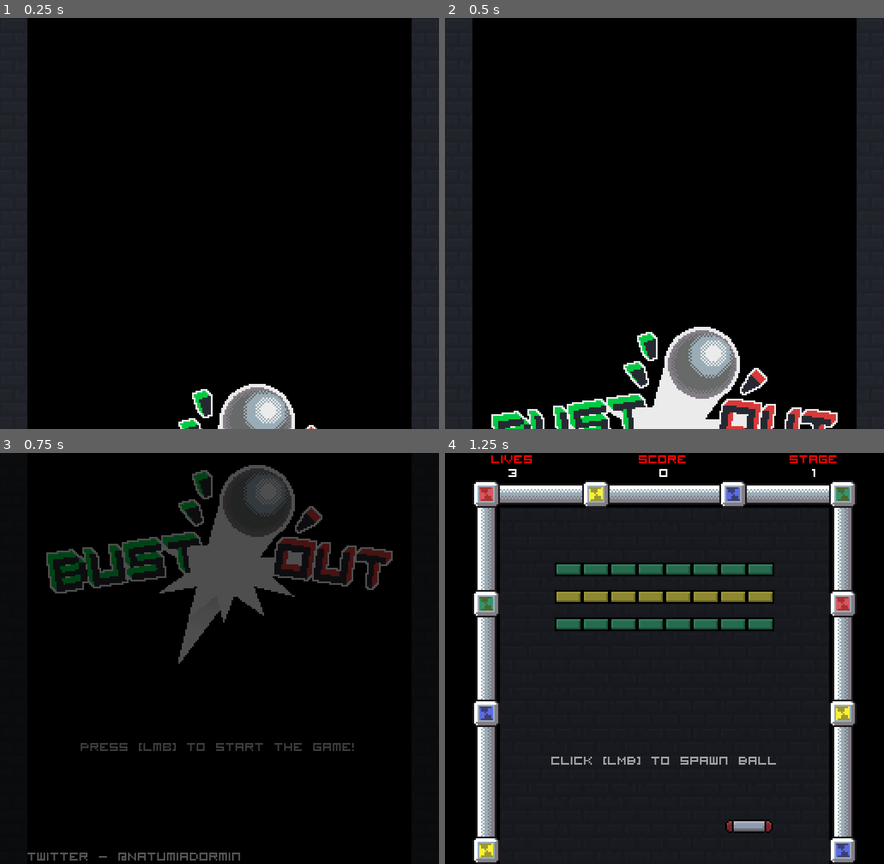
Above: before the commit, frames 1-4 (two rows, left to right).
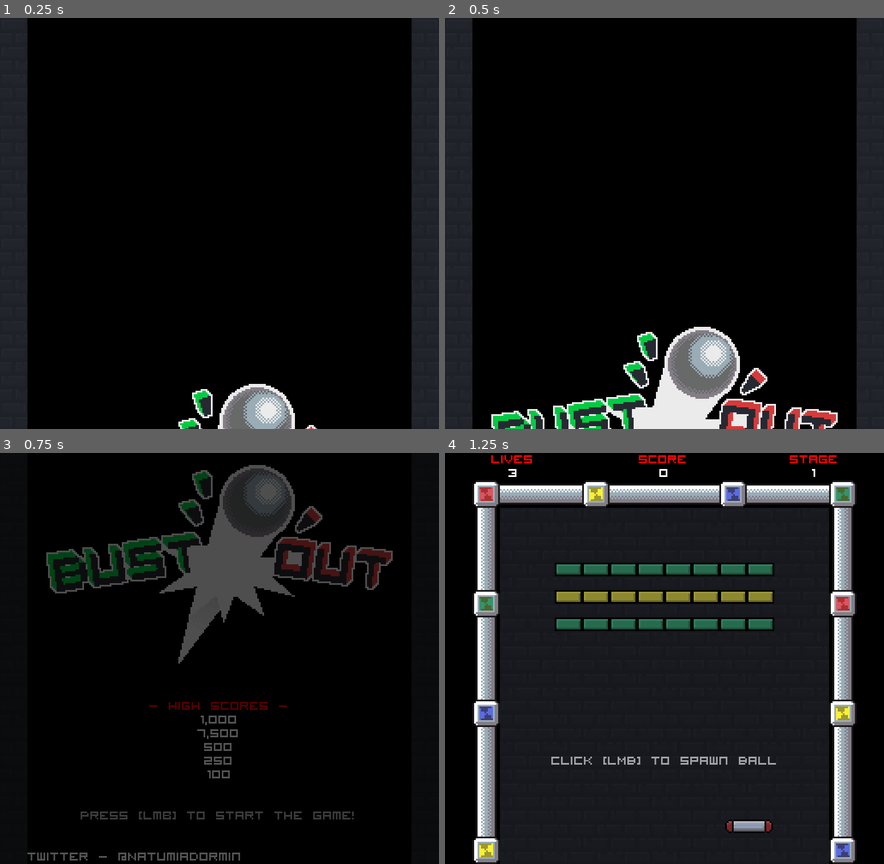
Above: after the commit, the same moments.

Repository: Natumia/Bustout
Game: Godot game, scene res://Title.tscn
The game is run twice, just before and just after one commit, with the same random seed, the same clock (stepped at 60 frames per second) and the same inputs.
Inputs (mouse positions are in pixels of both pictures, inside the frame that each line leads up to):
- Up to frame 1 (0.25 s): no input
- Up to frame 2 (0.5 s): no input
- Up to frame 3 (0.75 s): tap Enter (ui_accept) at 0.5 s; move the mouse to (316, 637) at 0.52 s; hold Enter (ui_accept) from 0.53 s (still down)
- Up to frame 4 (1.25 s): keep holding Enter (ui_accept)

Frames 1-2 are identical in both runs. In frame 3, 1.6% of the frame differs, in the area x 18-81%, y 60-90%; in frame 4, nothing differs.

Commit message:
Added saving of high scores and show the top 5 on the title.

Diff:
--- a/Player/Player.gd
+++ b/Player/Player.gd
@@ -4,13 +4,6 @@
 var mousePos = Vector2.ZERO
 
 var maxSpeed =  300
-
-func _ready():
-	Input.set_mouse_mode(Input.MOUSE_MODE_CONFINED)
-
-func _input(event):
-	if event.is_action_pressed("ui_cancel"):
-		Input.set_mouse_mode(Input.MOUSE_MODE_VISIBLE)
 
 func _physics_process(_delta):
 	velocity = Vector2.ZERO
--- /dev/null
+++ b/System/HighScores.gd
@@ -0,0 +1,29 @@
+extends Node
+
+var configSave = "user://Bustout.dat"
+
+var scores = [100, 250, 500, 7500, 1000]
+
+func save_scores(inputScore):
+	scores.sort()
+
+	if inputScore > scores[0]:
+		scores.pop_front()
+		scores.append(inputScore)
+
+		scores.sort()
+
+	var file = File.new()
+	file.open(configSave, File.WRITE)
+	file.store_var(scores)
+	file.close()
+
+func load_scores():
+	var file = File.new()
+	if file.file_exists(configSave):
+		file.open(configSave, File.READ)
+		scores = file.get_var()
+		file.close()
+		return true
+	else:
+		return false
--- a/System/SceneManager.gd
+++ b/System/SceneManager.gd
@@ -89,7 +89,7 @@
 func lose_life():
 	lives -= 1
 	if lives == 0:
-		# Placeholder until I have a gameover screen.
-		get_tree().quit()
+		HighScores.save_scores(score)
+		get_tree().change_scene("res://Title.tscn")
 	else:
 		livesAmount.set_bbcode(str("[center]", lives, "[/center]"))
--- a/Title.gd
+++ b/Title.gd
@@ -3,10 +3,32 @@
 onready var pressStart = $RichTextLabel
 onready var titleAnim = $Control/AnimationPlayer
 onready var tranAnim = $CanvasLayer/ColorRect/AnimationPlayer
+onready var highScores = $HighScores
+
+# Going to parse the player scores on this node.
+func _ready():
+	HighScores.load_scores()
+
+	var index = 4
+	for i in highScores.get_children():
+		if i != highScores.get_children()[0]:
+
+			var string = str(HighScores.scores[index])
+			var mod = string.length() % 3
+			var res = ""
+
+			for n in range(0, string.length()):
+				if n != 0 and n % 3 == mod:
+					res += ","
+				res += string[n]
+
+			i.set_bbcode(str("[center]", res, "[/center]"))
+			index -= 1
 
 func _input(event):
 	if event.is_action_pressed("ui_accept") and titleAnim.current_animation == "Begin":
 		titleAnim.play("Done")
+		highScores.visible = true
 		pressStart.visible = true
 	elif event.is_action_pressed("ui_accept"):
 		tranAnim.play("Fadeout")
@@ -14,6 +36,7 @@
 func _on_AnimationPlayer_animation_finished(anim_name):
 	if anim_name == "Begin":
 		titleAnim.play("Done")
+		highScores.visible = true
 		pressStart.visible = true
 	if anim_name == "Fadeout":
 		get_tree().change_scene("res://System/SceneManager.tscn")
--- a/Title.tscn
+++ b/Title.tscn
@@ -218,9 +218,9 @@
 [node name="RichTextLabel" type="RichTextLabel" parent="."]
 visible = false
 margin_left = 16.0
-margin_top = 168.0
+margin_top = 208.0
 margin_right = 239.0
-margin_bottom = 184.0
+margin_bottom = 224.0
 custom_fonts/normal_font = ExtResource( 3 )
 bbcode_enabled = true
 bbcode_text = "[center]Press [lmb] to start the game!"
@@ -244,5 +244,71 @@
 anims/Fadeout = SubResource( 6 )
 anims/RESET = SubResource( 7 )
 
+[node name="HighScores" type="Control" parent="."]
+visible = false
+anchor_right = 1.0
+anchor_bottom = 1.0
+
+[node name="Title" type="RichTextLabel" parent="HighScores"]
+margin_left = 16.0
+margin_top = 144.0
+margin_right = 240.0
+margin_bottom = 156.0
+custom_colors/default_color = Color( 1, 0, 0, 1 )
+custom_fonts/normal_font = ExtResource( 3 )
+bbcode_enabled = true
+bbcode_text = "[center]- High Scores -[/center]"
+text = "- High Scores -"
+
+[node name="Score" type="RichTextLabel" parent="HighScores"]
+margin_left = 16.0
+margin_top = 152.0
+margin_right = 240.0
+margin_bottom = 164.0
+custom_fonts/normal_font = ExtResource( 3 )
+bbcode_enabled = true
+bbcode_text = "[center]100,000[/center]"
+text = "100,000"
+
+[node name="Score2" type="RichTextLabel" parent="HighScores"]
+margin_left = 16.0
+margin_top = 160.0
+margin_right = 240.0
+margin_bottom = 172.0
+custom_fonts/normal_font = ExtResource( 3 )
+bbcode_enabled = true
+bbcode_text = "[center]100,000[/center]"
+text = "100,000"
+
+[node name="Score3" type="RichTextLabel" parent="HighScores"]
+margin_left = 16.0
+margin_top = 168.0
+margin_right = 240.0
+margin_bottom = 180.0
+custom_fonts/normal_font = ExtResource( 3 )
+bbcode_enabled = true
+bbcode_text = "[center]100,000[/center]"
+text = "100,000"
+
+[node name="Score4" type="RichTextLabel" parent="HighScores"]
+margin_left = 16.0
+margin_top = 176.0
+margin_right = 240.0
+margin_bottom = 188.0
+custom_fonts/normal_font = ExtResource( 3 )
+bbcode_enabled = true
+bbcode_text = "[center]100,000[/center]"
+text = "100,000"
+
+[node name="Score5" type="RichTextLabel" parent="HighScores"]
+margin_left = 16.0
+margin_top = 184.0
+margin_right = 240.0
+margin_bottom = 196.0
+custom_fonts/normal_font = ExtResource( 3 )
+bbcode_enabled = true
+bbcode_text = "[center]100,000[/center]"
+text = "100,000"
+
 [connection signal="animation_finished" from="Control/AnimationPlayer" to="." method="_on_AnimationPlayer_animation_finished"]
 [connection signal="animation_finished" from="CanvasLayer/ColorRect/AnimationPlayer" to="." method="_on_AnimationPlayer_animation_finished"]
--- a/project.godot
+++ b/project.godot
@@ -13,6 +13,10 @@
 config/name="Bustout"
 run/main_scene="res://Title.tscn"
 config/icon="res://icon.png"
+
+[autoload]
+
+HighScores="*res://System/HighScores.gd"
 
 [display]
 
